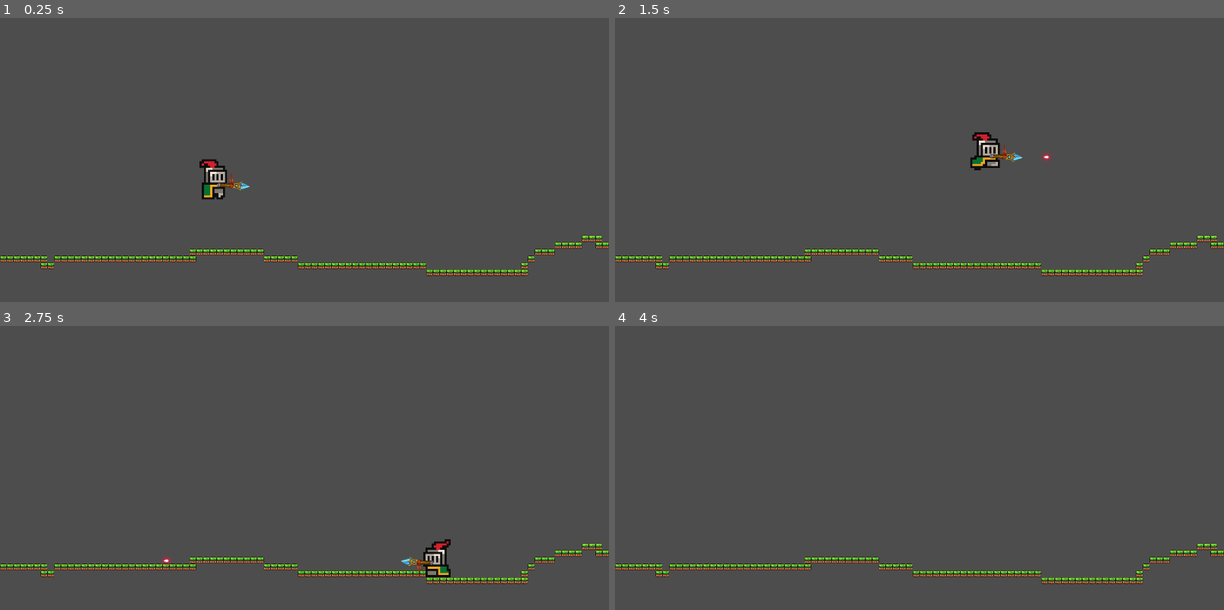
Above: before the commit, frames 1-4 (two rows, left to right).
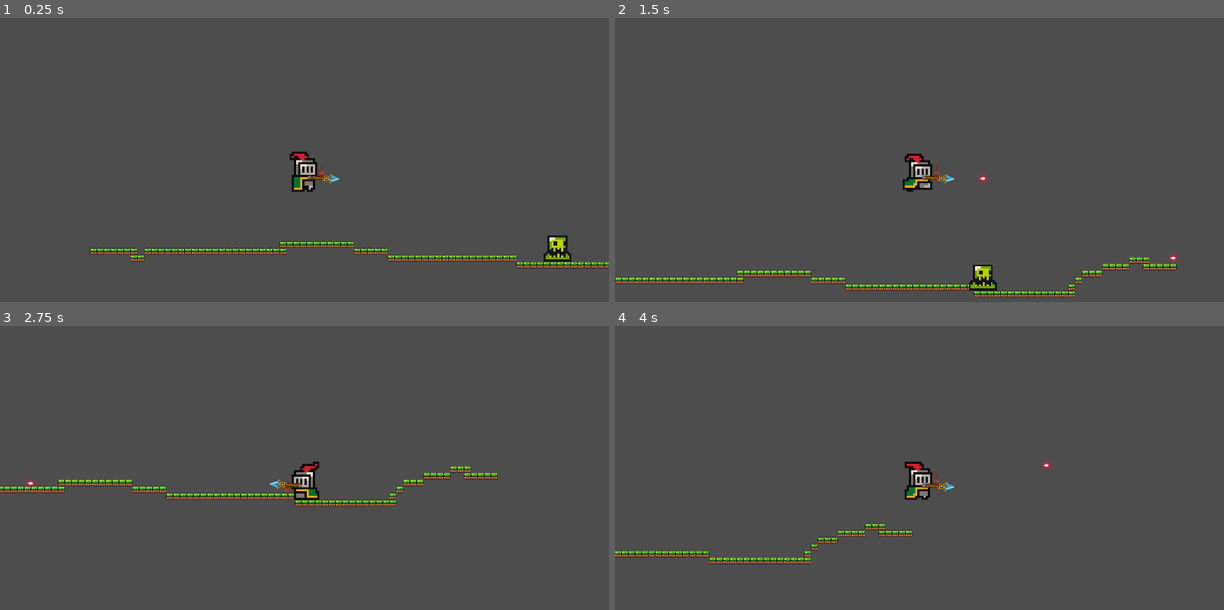
Above: after the commit, the same moments.

Repository: praveenpkg8/BrackeyTut
Game: Godot game, scene res://scenes/test_world.tscn
Two runs of this game, one before a commit and one after it. Both use one fixed random seed, a clock stepped at 60 frames per second and the inputs below. This scene is started directly instead of the project's main scene.
Inputs:
- Up to frame 1 (0.25 s): no input
- Up to frame 2 (1.5 s): tap Enter (ui_accept) at 0.5 s; hold Right (move_right) from 0.53 s (still down); tap G (fire) at 0.6, 1.35 s; tap Space (jump) at 0.77 s
- Up to frame 3 (2.75 s): tap Space (jump) at 1.52 s; release Right (move_right) at 2.03 s; hold Left (move_left) from 2.03 s (still down); tap G (fire) at 2.1 s
- Up to frame 4 (4 s): release Left (move_left) at 2.78 s; hold Right (move_right) from 2.78 s (still down); tap G (fire) at 2.85, 3.6 s; tap Space (jump) at 3.02, 3.77 s

The runs differ from the first frame. In frame 1, 5.5% of the frame differs, in the area x 0-100%, y 46-91%; in frame 2, 5.9%, in the area x 0-100%, y 40-99%; in frame 3, 5.5%; in frame 4, 4.1%.

Commit message:
Modified: scenes

Diff:
--- a/scenes/bullet.tscn
+++ b/scenes/bullet.tscn
@@ -7,6 +7,8 @@
 
 [node name="bullet" type="Area2D"]
 scale = Vector2(0.4, 0.4)
+collision_layer = 3
+collision_mask = 3
 script = ExtResource("1_p2t3t")
 
 [node name="Sprite2D" type="Sprite2D" parent="."]
@@ -14,3 +16,5 @@
 
 [node name="CollisionShape2D" type="CollisionShape2D" parent="."]
 shape = SubResource("CircleShape2D_gee41")
+
+[connection signal="area_entered" from="." to="." method="_on_area_entered"]
--- a/scenes/kill_zone.tscn
+++ b/scenes/kill_zone.tscn
@@ -9,5 +9,6 @@
 [node name="Timer" type="Timer" parent="."]
 wait_time = 0.6
 
+[connection signal="area_entered" from="." to="." method="_on_area_entered"]
 [connection signal="body_entered" from="." to="." method="_on_body_entered"]
 [connection signal="timeout" from="Timer" to="." method="_on_timer_timeout"]
--- a/scenes/test_world.tscn
+++ b/scenes/test_world.tscn
@@ -1,8 +1,10 @@
-[gd_scene load_steps=6 format=3 uid="uid://b1einvwhs7xd5"]
+[gd_scene load_steps=9 format=3 uid="uid://b1einvwhs7xd5"]
 
 [ext_resource type="Texture2D" uid="uid://crgsegwfwbfqb" path="res://assets/sprites/world_tileset.png" id="1_1nxuh"]
 [ext_resource type="PackedScene" uid="uid://dyn8vndylwtj2" path="res://scenes/player.tscn" id="2_r7xnt"]
 [ext_resource type="Script" path="res://scripts/player.gd" id="3_t1lp0"]
+[ext_resource type="PackedScene" uid="uid://7m5iov33ecbt" path="res://scenes/kill_zone.tscn" id="4_8le84"]
+[ext_resource type="PackedScene" uid="uid://cy407uh36g4f6" path="res://scenes/slime.tscn" id="5_d6chg"]
 
 [sub_resource type="TileSetAtlasSource" id="TileSetAtlasSource_rrjxm"]
 texture = ExtResource("1_1nxuh")
@@ -396,6 +398,8 @@
 physics_layer_0/collision_layer = 1
 sources/0 = SubResource("TileSetAtlasSource_rrjxm")
 
+[sub_resource type="WorldBoundaryShape2D" id="WorldBoundaryShape2D_ij23s"]
+
 [node name="TestWorld" type="Node2D"]
 
 [node name="TileMap" type="TileMap" parent="."]
@@ -406,4 +410,18 @@
 
 [node name="Player" parent="." instance=ExtResource("2_r7xnt")]
 position = Vector2(507, 340)
+collision_layer = 3
 script = ExtResource("3_t1lp0")
+
+[node name="Camera2D" type="Camera2D" parent="Player"]
+
+[node name="KillZone" parent="." instance=ExtResource("4_8le84")]
+position = Vector2(646, 1362)
+
+[node name="CollisionShape2D" type="CollisionShape2D" parent="KillZone"]
+scale = Vector2(12.44, 3.28)
+shape = SubResource("WorldBoundaryShape2D_ij23s")
+
+[node name="Slime" parent="." instance=ExtResource("5_d6chg")]
+position = Vector2(1120, 540)
+scale = Vector2(3.36, 3.36)
--- a/scenes/weapon.tscn
+++ b/scenes/weapon.tscn
@@ -6,7 +6,7 @@
 [ext_resource type="PackedScene" uid="uid://bldgjrh2katdw" path="res://scenes/bullet.tscn" id="4_a8p3u"]
 
 [sub_resource type="RectangleShape2D" id="RectangleShape2D_0r867"]
-size = Vector2(5.92672, 45.7568)
+size = Vector2(4.85298, 45.7568)
 
 [node name="weapon" type="Area2D" node_paths=PackedStringArray("weapon_functionality")]
 scale = Vector2(0.279999, 0.279999)
@@ -15,12 +15,6 @@
 script = ExtResource("1_7ge5w")
 weapon_functionality = NodePath("WeaponFunctionaity")
 
-[node name="CollisionShape2D" type="CollisionShape2D" parent="."]
-position = Vector2(2.05078, 0.936707)
-rotation = 1.61852
-scale = Vector2(1.35434, 1.14803)
-shape = SubResource("RectangleShape2D_0r867")
-
 [node name="Sprite2D" type="Sprite2D" parent="."]
 position = Vector2(0.999999, 0)
 rotation = 2.40444
@@ -28,7 +22,13 @@
 
 [node name="ShootingPoint" type="Marker2D" parent="Sprite2D"]
 unique_name_in_owner = true
-position = Vector2(-12.7243, -16.3761)
+position = Vector2(-18.0129, -21.1774)
+
+[node name="CollisionShape2D" type="CollisionShape2D" parent="."]
+position = Vector2(-10.7143, 0)
+rotation = 1.61852
+scale = Vector2(0.76993, -0.414805)
+shape = SubResource("RectangleShape2D_0r867")
 
 [node name="WeaponFunctionaity" type="Node" parent="."]
 script = ExtResource("3_cg2qh")
